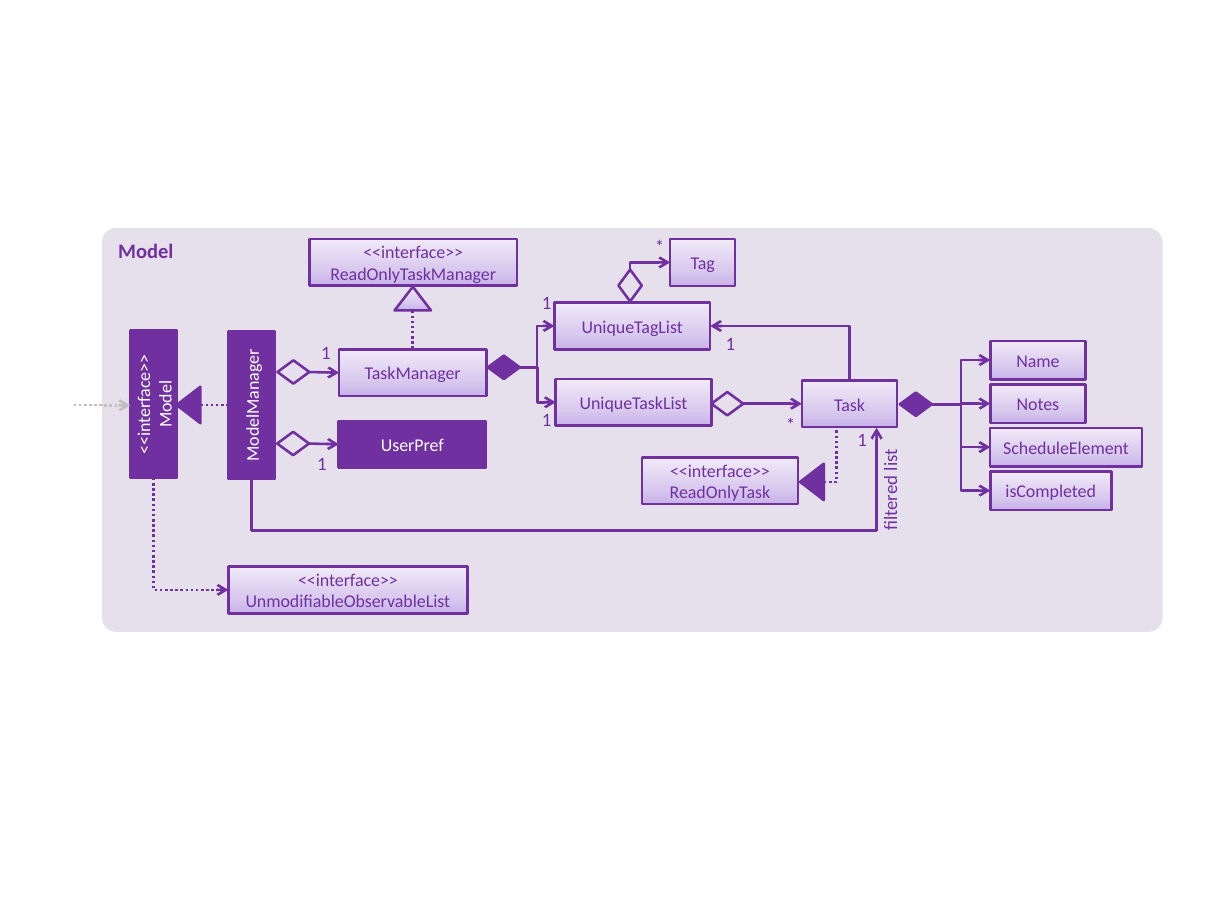
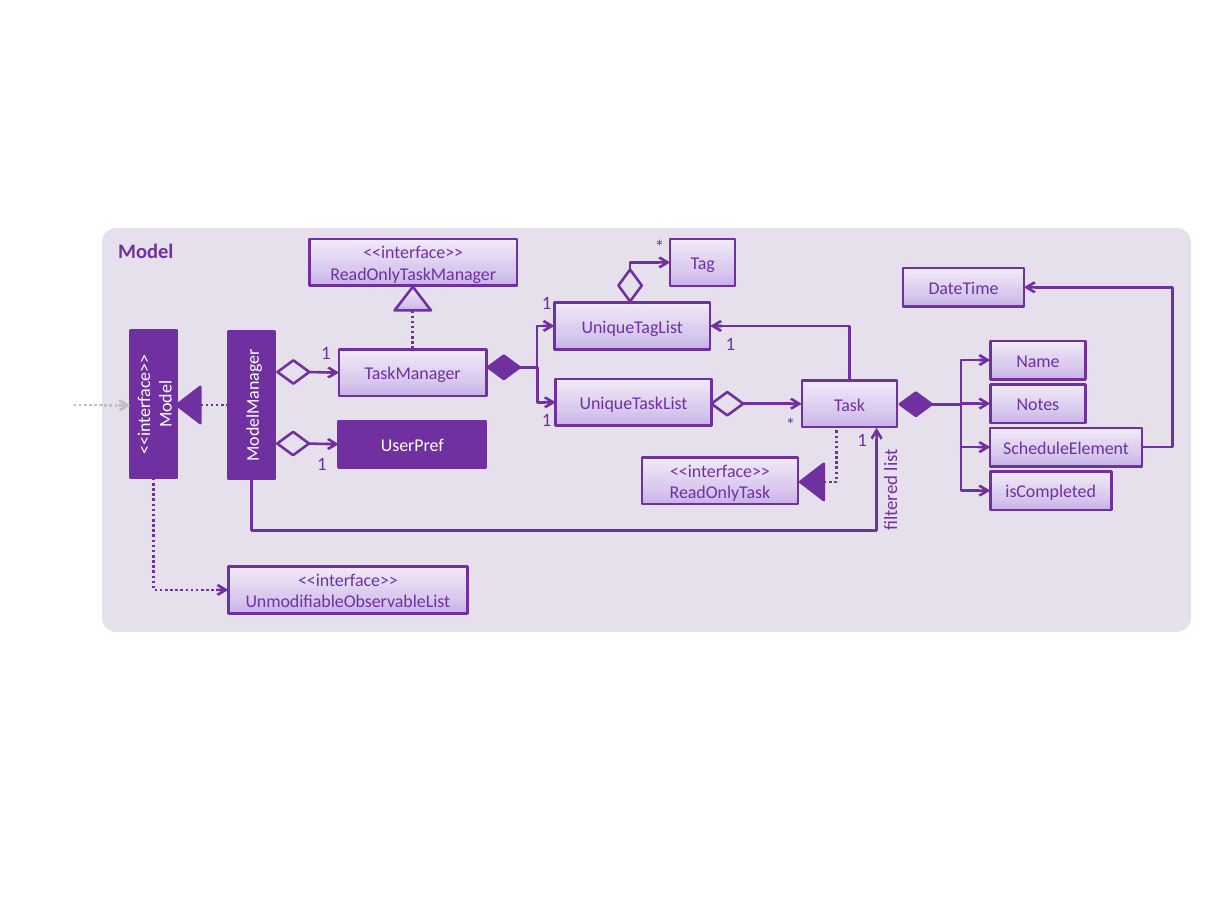
Before and after one commit to CS2103JAN2017-W09-B2/addressbook-level4, a slide deck: slide 1 of docs/diagrams/ModelComponentClassDiagram.pptx. Drawn at 1232x924 pixels with LibreOffice and Linux fonts; fonts in the diff are those of the drawing. Boxes give left, top, right and bottom in pixels: in the first picture for what was removed or moved away, otherwise in the second. Text is boxed around its words. In the diff, an @@ line names an element or a change of style, - is before the commit and + after.

```diff
--- a/docs/diagrams/ModelComponentClassDiagram.pptx
+++ b/docs/diagrams/ModelComponentClassDiagram.pptx
@@ rounded rectangle "Model" resized from (x1=102, y1=228, x2=1163, y2=632) to (x1=102, y1=228, x2=1191, y2=632) @@
@@ rectangle added at (x1=903, y1=269, x2=1024, y2=307), fill gradient #C9B5E8 to #D8CBEE to #F0EAF9, outline #7030A0 1.5 pt, 10.5 pt, text #7030A0 @@
+DateTime
@@ elbow arrow added from (1142, 447) to (1024, 287), #7030A0 1.5 pt @@
```
Also in this commit, not shown: 4 other files.
